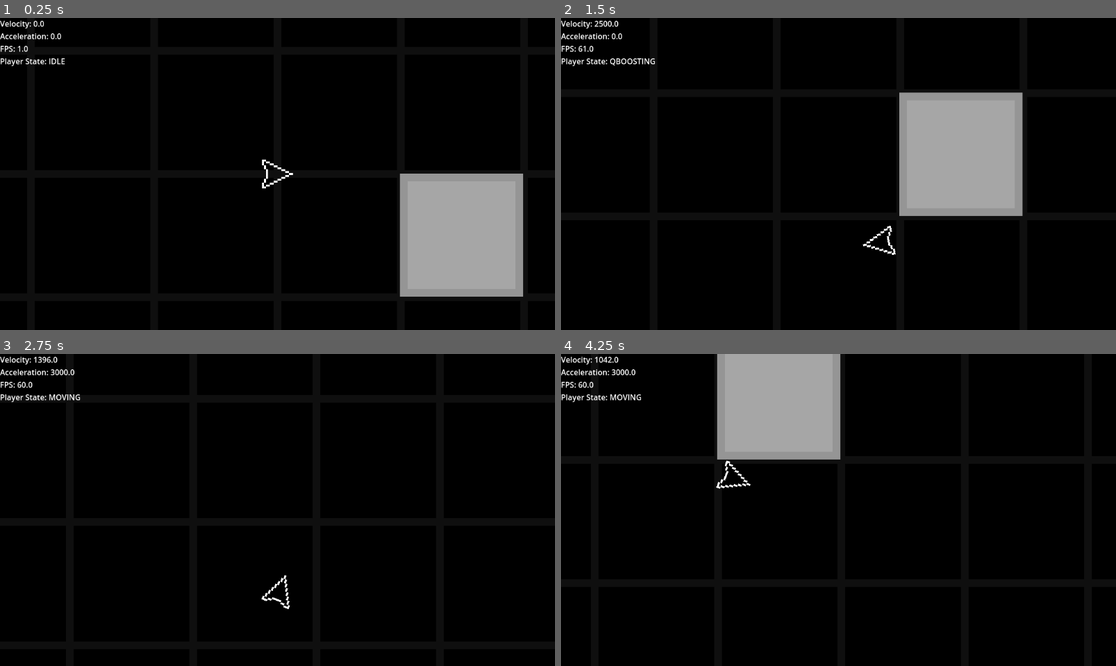
Above: before the commit, frames 1-4 (two rows, left to right).
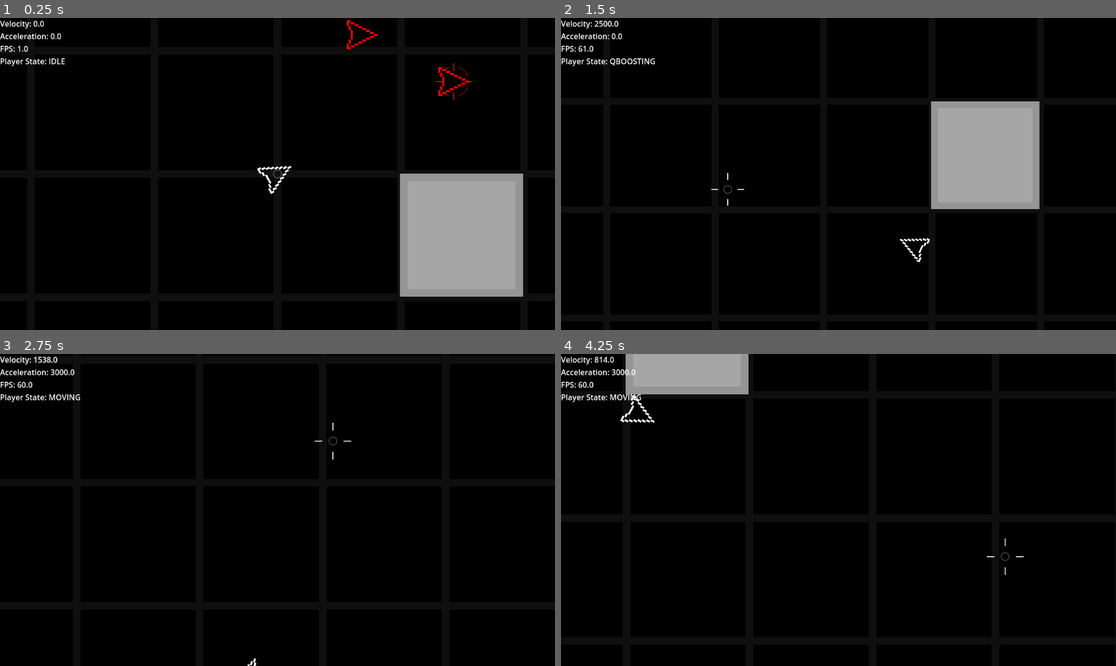
Above: after the commit, the same moments.

Repository: Morogox/AC2D
Game: Godot game, scene res://Scenes/main.tscn
Two runs of this game, one before a commit and one after it. Both use one fixed random seed, a clock stepped at 60 frames per second and the inputs below.
Inputs (mouse positions are in pixels of both pictures, inside the frame that each line leads up to):
- Up to frame 1 (0.25 s): no input
- Up to frame 2 (1.5 s): move the mouse to (960, 158) at 0.52 s; hold D (ui_right) 0.53-1.28 s; hold Shift (ui_shift) 0.53-1.28 s; move the mouse to (727, 189) at 1.27 s; hold S (ui_down) from 1.28 s (still down); tap Shift (ui_shift) at 1.35 s
- Up to frame 3 (2.75 s): move the mouse to (333, 441) at 2.02 s; release S (ui_down) at 2.03 s; hold D (ui_right) from 2.03 s (still down); hold Shift (ui_shift) from 2.03 s (still down)
- Up to frame 4 (4.25 s): move the mouse to (810, 572) at 2.77 s; release D (ui_right) at 2.78 s; release Shift (ui_shift) at 2.78 s; hold W (ui_up) 2.78-3.53 s; tap Shift (ui_shift) at 2.85 s; move the mouse to (1005, 556) at 3.52 s; hold A (ui_left) from 3.53 s (still down); hold Shift (ui_shift) from 3.53 s (still down)

The runs differ from the first frame. In frame 1, 0.5% of the frame differs, in the area x 46-86%, y 0-57%; in frame 2, 4.5%; in frame 3, 0.2%; in frame 4, 9.3%, in the area x 6-84%, y 0-71%.

Commit message:
1.4.0.0 | Camera tweak, dummy enemies, Lock on

Diff:
--- /dev/null
+++ b/Scenes/enemy_1.tscn
@@ -0,0 +1,16 @@
+[gd_scene load_steps=4 format=3 uid="uid://73enh6o7bhxu"]
+
+[ext_resource type="Script" uid="uid://bonfskegm06gt" path="res://Scripts/enemy_1.gd" id="1_0a874"]
+[ext_resource type="Texture2D" uid="uid://d661y46ev15c" path="res://Assets/Sprites/sEnemy1.png" id="1_jwqgc"]
+
+[sub_resource type="RectangleShape2D" id="RectangleShape2D_0a874"]
+size = Vector2(64, 60)
+
+[node name="CharacterBody2D" type="CharacterBody2D"]
+script = ExtResource("1_0a874")
+
+[node name="CollisionShape2D" type="CollisionShape2D" parent="."]
+shape = SubResource("RectangleShape2D_0a874")
+
+[node name="Sprite2D" type="Sprite2D" parent="."]
+texture = ExtResource("1_jwqgc")
--- a/Scenes/main.tscn
+++ b/Scenes/main.tscn
@@ -7,6 +7,12 @@
 [ext_resource type="Script" uid="uid://dxg863jsyfhsg" path="res://Scripts/camera_2d.gd" id="5_6bp64"]
 [ext_resource type="PackedScene" uid="uid://d1akjn2tj52ak" path="res://Scenes/boundaries.tscn" id="5_21xkr"]
 [ext_resource type="PackedScene" uid="uid://dnr0xfy60q8vg" path="res://Scenes/walls.tscn" id="6_6bp64"]
+[ext_resource type="Texture2D" uid="uid://b5dnubr70jus0" path="res://Assets/Sprites/sCrossHair2.png" id="8_ynf5e"]
+[ext_resource type="Script" uid="uid://evi7hqo4ltu0" path="res://Scripts/sCrosshair2D.gd" id="9_hptm8"]
+[ext_resource type="Script" uid="uid://b5487pqbnd0vf" path="res://Scripts/mouse.gd" id="10_6iyac"]
+[ext_resource type="PackedScene" uid="uid://73enh6o7bhxu" path="res://Scenes/enemy_1.tscn" id="10_hptm8"]
+[ext_resource type="Texture2D" uid="uid://cc0pbkdnowfbj" path="res://Assets/Sprites/sCrossHair4.png" id="11_fdnlq"]
+[ext_resource type="Texture2D" uid="uid://crbfqohs8565c" path="res://Assets/Sprites/sCrossHair3.png" id="11_wsu2k"]
 
 [sub_resource type="TileSetAtlasSource" id="TileSetAtlasSource_bo1nx"]
 texture = ExtResource("2_bo1nx")
@@ -24,19 +30,11 @@
 tile_map_data = PackedByteArray("AAD6//n/AQAAAAAAAAD7//n/AQAAAAAAAAD8//n/AQAAAAAAAAD9//n/AQAAAAAAAAD+//n/AQAAAAAAAAD/// …(25520 unchanged characters)…
 tile_set = SubResource("TileSet_8gbba")
 
-[node name="Player" parent="." instance=ExtResource("1_jjgbg")]
-
-[node name="UICanvas" type="CanvasLayer" parent="."]
-script = ExtResource("4_jjvhh")
-
-[node name="Label" type="Label" parent="UICanvas"]
-anchors_preset = 15
-anchor_right = 1.0
-anchor_bottom = 1.0
-grow_horizontal = 2
-grow_vertical = 2
+[node name="Player" parent="." node_paths=PackedStringArray("cursor") instance=ExtResource("1_jjgbg")]
+cursor = NodePath("../Crosshair")
 
 [node name="Camera2D" type="Camera2D" parent="." node_paths=PackedStringArray("player")]
+ignore_rotation = false
 limit_left = -1486618624
 limit_top = -1486618624
 limit_right = 1486618624
@@ -49,3 +47,41 @@
 
 [node name="Walls" parent="." instance=ExtResource("6_6bp64")]
 position = Vector2(382, 127)
+
+[node name="Enemy1" parent="." instance=ExtResource("10_hptm8")]
+position = Vector2(-74, -289)
+
+[node name="Enemy1_2" parent="." instance=ExtResource("10_hptm8")]
+position = Vector2(116, -192)
+
+[node name="Crosshair" type="Node2D" parent="." node_paths=PackedStringArray("player")]
+position = Vector2(-229, 11)
+script = ExtResource("9_hptm8")
+player = NodePath("../Player")
+free_sprite = ExtResource("8_ynf5e")
+soft_lock_sprite = ExtResource("11_wsu2k")
+full_lock_sprite = ExtResource("11_wsu2k")
+
+[node name="sCrosshair" type="Sprite2D" parent="Crosshair"]
+scale = Vector2(0.3, 0.3)
+texture = ExtResource("8_ynf5e")
+
+[node name="HUD" type="CanvasLayer" parent="."]
+
+[node name="Mouse" type="Node2D" parent="HUD"]
+script = ExtResource("10_6iyac")
+
+[node name="Sprite2D" type="Sprite2D" parent="HUD/Mouse"]
+self_modulate = Color(1, 1, 1, 0.243137)
+scale = Vector2(0.5, 0.5)
+texture = ExtResource("11_fdnlq")
+
+[node name="DebuggingUI" type="CanvasLayer" parent="."]
+script = ExtResource("4_jjvhh")
+
+[node name="Label" type="Label" parent="DebuggingUI"]
+anchors_preset = 15
+anchor_right = 1.0
+anchor_bottom = 1.0
+grow_horizontal = 2
+grow_vertical = 2
--- a/Scripts/camera_2d.gd
+++ b/Scripts/camera_2d.gd
@@ -1,19 +1,41 @@
 extends Camera2D
 @export var player: CharacterBody2D
 var base_camera_spd = 15.0
-var world_min = Vector2(-5120, -5120)
-var world_max = Vector2(5120, 5120)
+@export var world_min = Vector2(-5120, -5120)
+@export var world_max = Vector2(5120, 5120)
 
-var camera_max_speed = 1500
+@export var to_mouse = 0.5
+
+@export var tilt_amount = 10   # degrees
+@export var tilt_speed = 8.0
+@export var target_tilt = 0.0
+
+@export var base_zoom = Vector2(1, 1)       # normal zoom
+@export var dodge_zoom = Vector2(0.75, 0.75) # zoom out when dodging
+@export var zoom_speed = 15.0                # how quickly it lerps
+var target_zoom = base_zoom
+
+@export var camera_max_speed = 1500
+
+func _ready():
+	make_current()
+
+func start_dodge_effect(direction: Vector2):
+	# Scale tilt strength by how much the player is moving left/right
+	# direction.x will be -1 (left), 0 (up/down), or 1 (right), with values in between for diagonals
+	var tilt_strength = clamp(direction.normalized().x, -1.0, 1.0)
+	target_tilt = -tilt_amount * tilt_strength
+
+	# Add zoom-out effect on dodge
+	target_zoom = dodge_zoom
 
 func _process(delta):
 	var player_pos = player.global_position
-	var player_speed = player.velocity.length()
 	var mouse_pos = get_global_mouse_position()
 
 	# 30% toward cursor
-	var offset = (mouse_pos - player_pos) * 0.3
-	var target_pos = player_pos + offset
+	var cam_offset = (mouse_pos - player_pos) * to_mouse
+	var target_pos = player_pos + cam_offset
 	#var speed_factor = clamp(player_speed / 500.0, 1.0, 3.0)  # tweak 200 and max factor as needed
 	var adjusted_camera_spd = base_camera_spd #* speed_factor
 
@@ -23,6 +45,19 @@
 	var screen_size = get_viewport_rect().size
 	var half_screen = screen_size / 2
 
+	# tilt
+	rotation_degrees = lerp(rotation_degrees, target_tilt, tilt_speed * delta)
+	# slowly reset target tilt to 0
+	target_tilt = lerp(target_tilt, 0.0, tilt_speed * delta)
+
+	# zoom
+	zoom = zoom.lerp(target_zoom, zoom_speed * delta)
+	# slowly reset target zoom to normal
+	target_zoom = target_zoom.lerp(base_zoom, zoom_speed * delta * 0.5)
+
 	# Clamp camera to stay within world bounds
-	global_position.x = clamp(global_position.x, world_min.x + half_screen.x, world_max.x - half_screen.x)
-	global_position.y = clamp(global_position.y, world_min.y + half_screen.y, world_max.y - half_screen.y)
+	# CAUSES PROBLEM WITH THE CROSSHAIR AT EDGE OF WORLD
+	#global_position.x = clamp(global_position.x, world_min.x + half_screen.x, world_max.x - half_screen.x)
+	#global_position.y = clamp(global_position.y, world_min.y + half_screen.y, world_max.y - half_screen.y)
+
+	#print("Camera at " + str(global_position))
--- /dev/null
+++ b/Scripts/enemy_1.gd
@@ -0,0 +1,16 @@
+extends CharacterBody2D
+var direction = 1  # 1 = down, -1 = up
+func _ready():
+	# Placeholder setup
+	print("Enemy spawned at ", global_position)
+	add_to_group("enemies")
+
+
+func _process(delta):
+	global_position.x += 1000 * delta * direction
+	# reverse when reaching limits
+	if global_position.x > 3000:
+		direction = -1
+	elif global_position.x < 1000:
+		direction = 1
+	pass
--- a/Scripts/main.gd
+++ b/Scripts/main.gd
@@ -1 +1,4 @@
 extends Node2D
+func _ready():
+	#Input.set_mouse_mode(Input.MOUSE_MODE_HIDDEN)
+	pass
--- /dev/null
+++ b/Scripts/mouse.gd
@@ -0,0 +1,3 @@
+extends Node2D
+func _process(delta):
+	position = get_global_mouse_position()
--- a/Scripts/player.gd
+++ b/Scripts/player.gd
@@ -1,28 +1,28 @@
 extends CharacterBody2D
 var input_vector = Vector2.ZERO
-
+@export var cursor: Node2D
 enum PlayerState { IDLE, MOVING, QBOOSTING }
 var state = PlayerState.IDLE
 # Movement speed in pixels per second
-var speed = 1000
-var acceleration = 3000
-var max_speed = 1500
-var friction = 4000
-var rotation_speed = 10
+@export var speed = 1000
+@export var acceleration = 3000
+@export var max_speed = 1500
+@export var friction = 3000
+@export var rotation_speed = 10
 
-var qBoost_speed = 1000       # The speed added during boost
-var qBoost_time = 0.15        # Duration of the boost in seconds
-var qBoost_timer = 0.0        # Tracks remaining boost time
-var qBoost_cd_time = 0.20     # Duration of boost cd in seconds
-var qBoost_cd_timer = 0.0     # Tracks remaining boost cd time
+@export var qBoost_speed = 1000       # The speed added during boost
+@export var qBoost_time = 0.25        # Duration of the boost in seconds
+var qBoost_timer = 0.0                # Tracks remaining boost time
+@export var qBoost_cd_time = 0.20     # Duration of boost cd in seconds
+var qBoost_cd_timer = 0.0             # Tracks remaining boost cd time
 var is_qBoosting = false
 var qBoost_cd = false
 var qBoost_direction = Vector2.ZERO
 func _physics_process(delta):
 	#Rotation
-	var mouse_pos = get_global_mouse_position()
-	var mouse_dir = (mouse_pos - global_position).normalized()
-	var target_angle = mouse_dir.angle()
+	var cursor_pos = cursor.global_position
+	var target_dir = (cursor_pos - global_position).normalized()
+	var target_angle = target_dir.angle()
 	rotation = lerp_angle(rotation, target_angle, rotation_speed * delta)
 
 	#Movement
@@ -31,9 +31,22 @@
 	input_vector.y = Input.get_action_strength("ui_down") - Input.get_action_strength("ui_up")
 	input_vector = input_vector.normalized()
 
+
+	#if input_vector != Vector2.ZERO:
+		#state = PlayerState.MOVING
+		#velocity += input_vector * acceleration * delta
+		#velocity = velocity.limit_length(max_speed)
+	#else:
+		#state = PlayerState.IDLE
+		#velocity = velocity.move_toward(Vector2.ZERO, friction * delta)
+
 	if input_vector != Vector2.ZERO:
 		state = PlayerState.MOVING
-		velocity = velocity.move_toward(input_vector * max_speed, acceleration * delta)
+		var target_velocity = input_vector * max_speed
+		var accel_step = acceleration * delta
+		# Clamp to prevent overshooting
+		accel_step = min(accel_step, target_velocity.distance_to(velocity))
+		velocity = velocity.move_toward(target_velocity, accel_step)
 	else:
 		# Apply friction if no input
 		state = PlayerState.IDLE
@@ -54,17 +67,14 @@
 
 func _input(event):
 	if event.is_action_pressed("ui_shift") and qBoost_cd == false:  # make sure "ui_shift" is mapped to Shift in InputMap
-		is_qBoosting = true
-		qBoost_cd_timer = qBoost_cd_time
-		qBoost_timer = qBoost_time
-		qBoost_direction = input_vector
 		if input_vector != Vector2.ZERO:
+			is_qBoosting = true
+			qBoost_cd_timer = qBoost_cd_time
+			qBoost_timer = qBoost_time
+			qBoost_direction = input_vector
+
 			# Normal case: boost in movement direction
 			qBoost_direction = input_vector.normalized()
-		else:
-			# Edge case: no movement input, boost toward cursor
-			qBoost_direction = Vector2(cos(rotation), sin(rotation))
 
-#Changes done within this function are visual only
-#func _process(delta):
-	#look_at(get_global_mouse_position())
+			# Call camera effect function here
+			get_node("/root/Main/Camera2D").start_dodge_effect(qBoost_direction)
--- /dev/null
+++ b/Scripts/sCrosshair2D.gd
@@ -0,0 +1,103 @@
+extends Node2D
+@export var player: CharacterBody2D
+@export var free_sprite: Texture2D
+@export var soft_lock_sprite: Texture2D
+@export var full_lock_sprite: Texture2D
+enum CrosshairState {
+	FREE,       # Following the cursor normally
+	SOFT_LOCK,  # Slowly lerping toward an enemy
+	FULL_LOCK   # Snapped onto enemy
+}
+
+var state: CrosshairState = CrosshairState.FREE
+var target_enemy: Node = null
+var nearby = target_enemy
+
+var cursor_pos = get_global_mouse_position()
+
+@export var soft_lock_radius = 500.0  # in pixels
+@export var soft_lock_speed = 10.0  # lerp factor
+@export var full_lock_time = 0.1   # base time to switch to full lock
+@export var free_radius = 1000.0  # pixels; how far mouse can go from target before releasing lock
+
+var soft_lock_timer = 0.0
+
+func _ready():
+	Input.set_mouse_mode(Input.MOUSE_MODE_HIDDEN) # hide system cursor
+
+
+func get_nearest_enemy(cursor_position: Vector2) -> Node:
+	var enemies = get_tree().get_nodes_in_group("enemies")
+	var closest: Node = null
+	var min_dist = soft_lock_radius
+	for e in enemies:
+		var dist = e.global_position.distance_to(cursor_pos)
+		#print(dist)
+		if dist < min_dist:
+			min_dist = dist
+			closest = e
+	return closest
+
+#func is_enemy_on_screen(enemy: Node2D) -> bool:
+	#var visibility_notifier = enemy.get_node("VisibleOnScreenNotifier2D")
+	#if visibility_notifier:
+		#return visibility_notifier.is_on_screen()
+	#return false
+
+func attempt_lock_on():
+	nearby = get_nearest_enemy(cursor_pos)
+	if nearby and nearby != target_enemy:
+		state = CrosshairState.SOFT_LOCK
+		target_enemy = nearby
+		soft_lock_timer = 0.0
+
+
+func _process(delta):
+	#position = get_viewport().get_mouse_position()
+	cursor_pos = get_global_mouse_position()
+
+	match state:
+		CrosshairState.FREE:
+			# Normal cursor follow
+			global_position = cursor_pos
+			attempt_lock_on()
+		CrosshairState.SOFT_LOCK:
+
+			if not target_enemy or not is_instance_valid(target_enemy) or cursor_pos.distance_to(target_enemy.global_position) > free_radius:
+				print("dislocated: " + str(cursor_pos.distance_to(target_enemy.global_position)))
+				print(str(target_enemy))
+				state = CrosshairState.FREE
+				target_enemy = null
+			else:
+				# Lerp towards enemy
+				global_position = global_position.lerp(target_enemy.global_position, soft_lock_speed * delta)
+				# Increment timer scaled by enemy distance
+				var dist = target_enemy.global_position.distance_to(player.global_position)
+				var scaled_time = full_lock_time * (dist / soft_lock_radius)  # farther = longer
+				soft_lock_timer += delta
+				if soft_lock_timer >= scaled_time:
+					state = CrosshairState.FULL_LOCK
+
+		CrosshairState.FULL_LOCK:
+
+			if not target_enemy or not is_instance_valid(target_enemy) or cursor_pos.distance_to(target_enemy.global_position) > free_radius:
+				print("dislocated: " + str(cursor_pos.distance_to(target_enemy.global_position)))
+				print(str(target_enemy))
+				state = CrosshairState.FREE
+				target_enemy = null
+			else:
+				global_position = target_enemy.global_position
+
+
+
+	match state:
+		CrosshairState.FREE:
+			get_child(0).texture = free_sprite
+		CrosshairState.SOFT_LOCK:
+			get_child(0).texture = soft_lock_sprite
+		CrosshairState.FULL_LOCK:
+			get_child(0).texture = full_lock_sprite
+
+func _input(event):
+	if event is InputEventMouseMotion:
+		attempt_lock_on()
--- a/project.godot
+++ b/project.godot
@@ -18,6 +18,10 @@
 [display]
 
 window/size/mode=2
+
+[global_group]
+
+enemies=""
 
 [input]
 
Binary file added: Assets/Sprites/sCrossHair1.png
Not shown, added: Assets/Sprites/sCrossHair1.png.import
Binary file added: Assets/Sprites/sCrossHair2.png
Not shown, added: Assets/Sprites/sCrossHair2.png.import
Binary file added: Assets/Sprites/sCrossHair3.png
Not shown, added: Assets/Sprites/sCrossHair3.png.import
Binary file added: Assets/Sprites/sCrossHair4.png
Not shown, added: Assets/Sprites/sCrossHair4.png.import
Binary file added: Assets/Sprites/sEnemy1.png
Not shown, added: Assets/Sprites/sEnemy1.png.import
Not shown: 1 places in Scenes/main.tscn that only renumber resources
Not shown, added: Scripts/enemy_1.gd.uid
(and 2 more such lines)
